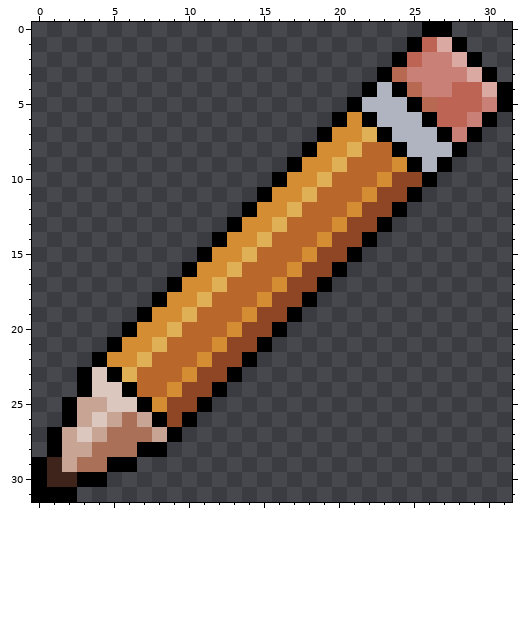
Edited in one commit: pixel-art sprite (nav.png). Above, as it was before the edit.
The file is 32x32 pixels. Pixels under 10% opacity are left out. Colours within 5 levels of each other are drawn and written as one.
The result:
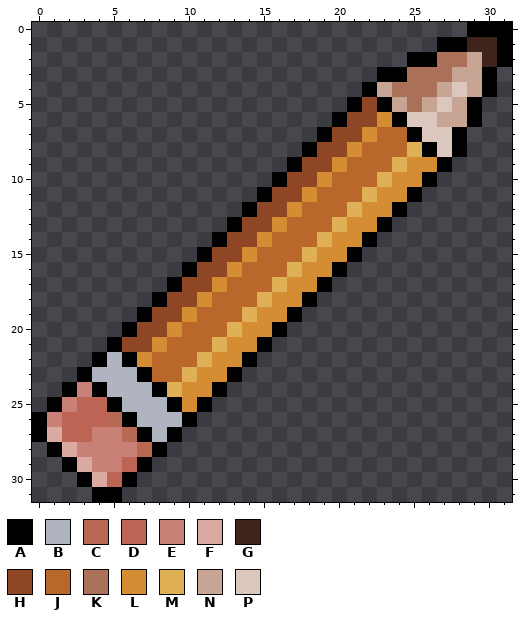
Palette (. is transparent): A #000000  B #b0b4c0  C #b76951  D #be6454  E #c98077  F #daa9a2  G #3e241b  H #8e4624  J #b9672b  K #aa7058  L #d48d33  M #dfb056  N #c8a495  P #dbc7bd
Difference:
Changed rows in their new state; - is an unchanged pixel.
first column x 0:
 0 --------------------------..-AAA
 1 -------------------------..A-GGA
 2 ------------------------.AAKKNGA
 3 ------------------------AKKKNN--
 4 -----------------------NKKKNPNA.
 5 ----------------------HANKNPNA..
 6 ---------------------HHLAPPNNA.-
 7 --------------------HHLJJAPPA.--
 8 -------------------HHL--JMAP----
 9 ------------------HHL---MLL-----
10 -----------------HHL---MLL------
11 ----------------HHL---MLL-------
12 ---------------HHL---MLL--------
13 --------------HHL---MLL---------
14 -------------HHL---MLL----------
15 ------------HHL---MLL-----------
16 -----------HHL---MLL------------
17 ----------HHL---MLL-------------
18 ---------HHL---MLL--------------
19 --------HHL---MLL---------------
20 -------HHL---MLL----------------
21 ------HHL---MLL-----------------
22 -----BAL---MLL------------------
23 ----BBBA--MLL-------------------
24 --AEABBBAMLL--------------------
25 -AEDDABBBAL---------------------
26 AEDDDCABBB----------------------
27 AFDDEECAB-----------------------
28 --FEEEEC------------------------
29 ..AFEEDA------------------------
30 ...-FDA-------------------------
31 ...-AA--------------------------
